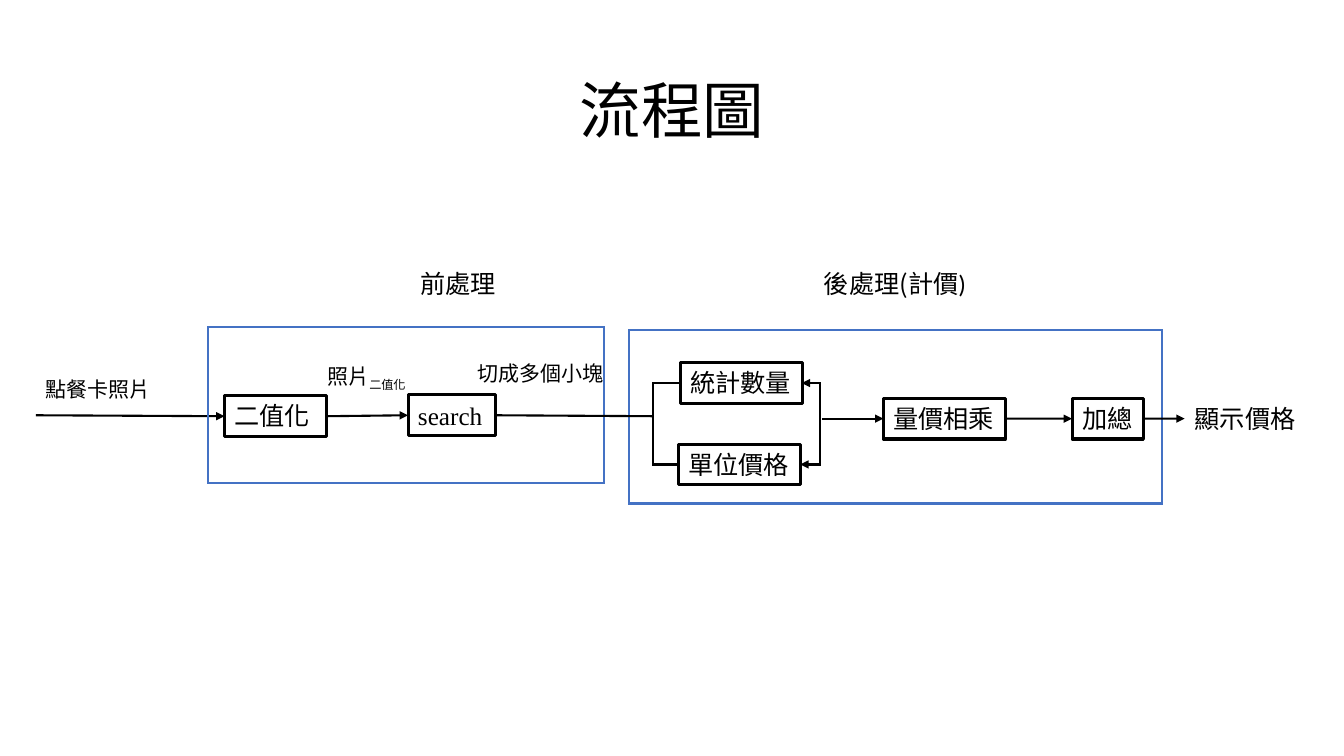
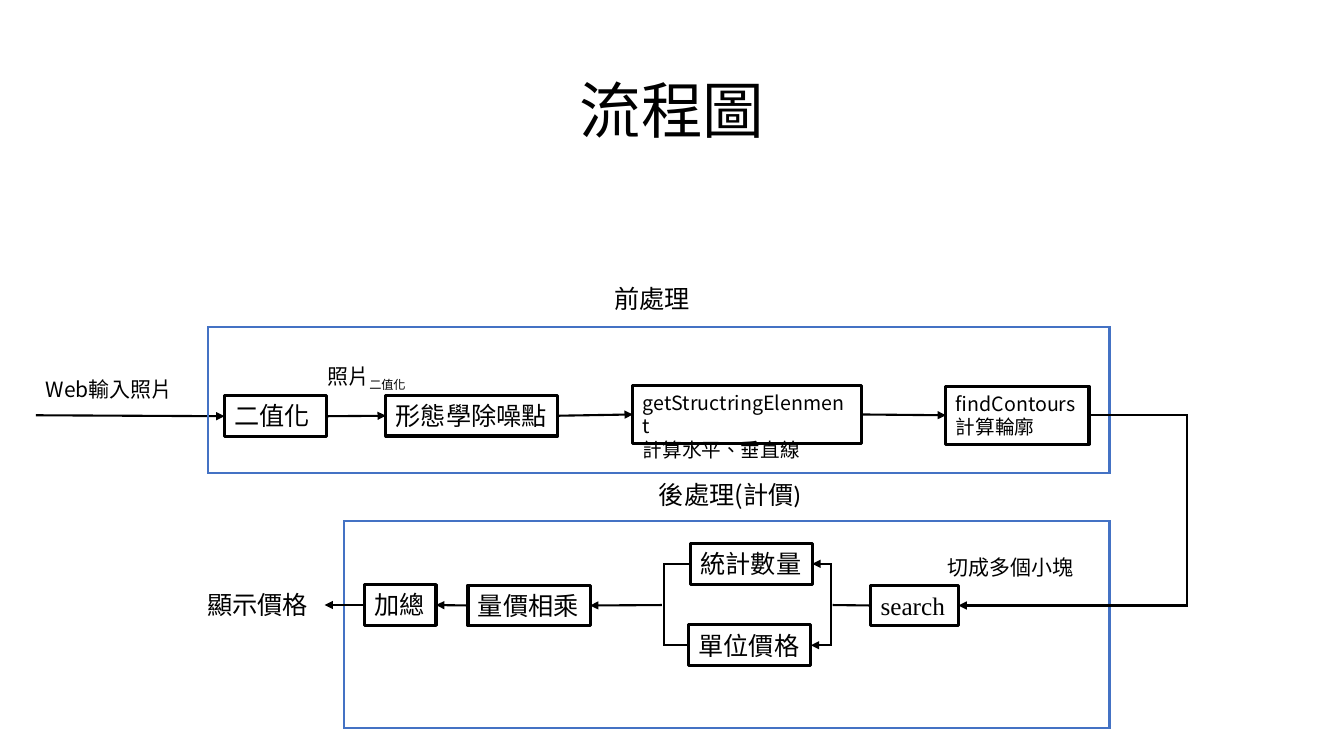
Before and after one commit to austin9328/Embedded_system, a slide deck: slide 4 of final_project/影像辨識 final_project.pptx. Drawn at 1344x756 pixels with LibreOffice and Linux fonts; fonts in the diff are those of the drawing. Boxes give left, top, right and bottom in pixels: in the first picture for what was removed or moved away, otherwise in the second. Text is boxed around its words. In the diff, an @@ line names an element or a change of style, - is before the commit and + after.

```diff
--- a/final_project/影像辨識 final_project.pptx
+++ b/final_project/影像辨識 final_project.pptx
@@ text "前處理": place and size @@
-text "前處理" at [420,271,496,295]
+text "前處理" at [614,286,690,310]
@@ rectangle: place and size @@
-rectangle at [209,328,604,483]
+rectangle at [209,328,1110,474]
@@ text at [46,379,173,399]: text changed @@
-點餐卡照片
+Web輸入照片
@@ rectangle added at [633,386,862,444], outline #000000 2.25 pt, 14 pt, text #000000 @@
+getStructringElenment
+計算水平、垂直線
@@ rectangle added at [946,386,1089,444], outline #000000 2.25 pt, 14 pt, text #000000 @@
+findContours
+計算輪廓
@@ arrow moved from (327, 416) - (408, 415) to (327, 416) - (386, 415) @@
@@ rectangle added at [386,395,558,436], outline #000000 2.25 pt, 18 pt, text #000000 @@
+形態學除噪點
@@ line moved from (496, 415) - (654, 416) to (558, 415) - (633, 414) @@
@@ line (558, 415) - (633, 414): line to arrow @@
@@ arrow moved from (823, 418) - (883, 418) to (862, 414) - (946, 415) @@
@@ elbow arrow added from (1090, 415) to (959, 606), #000000 1.5 pt @@
@@ text "後處理(計價)": place and size @@
-text "後處理(計價)" at [824,271,966,298]
+text "後處理(計價)" at [659,482,801,509]
@@ rectangle: place and size @@
-rectangle at [629,330,1162,503]
+rectangle at [345,521,1110,728]
@@ 2 rectangles, 1 elbow double arrow, 1 elbow line: place and size @@
-2 rectangles, 1 elbow double arrow, 1 elbow line at [653,363,821,485]
+2 rectangles, 1 elbow double arrow, 1 elbow line at [663,543,831,665]
@@ text "切成多個小塊": place and size @@
-text "切成多個小塊" at [477,363,603,383]
+text "切成多個小塊" at [947,557,1073,577]
@@ text "顯示價格": place and size @@
-text "顯示價格" at [1195,407,1296,430]
+text "顯示價格" at [207,593,308,616]
@@ rectangle "加總": place and size @@
-rectangle "加總" at [1073,398,1144,439]
+rectangle "加總" at [365,585,437,625]
@@ rectangle "量價相乘": place and size @@
-rectangle "量價相乘" at [883,398,1005,439]
+rectangle "量價相乘" at [468,585,590,625]
@@ rectangle "search": place and size @@
-rectangle "search" at [408,395,496,436]
+rectangle "search" at [871,585,959,625]
@@ arrow moved from (1143, 418) - (1185, 418) to (365, 605) - (325, 605) @@
@@ arrow added from (468, 606) to (437, 605), #000000 1.5 pt @@
@@ arrow moved from (1006, 418) - (1073, 418) to (662, 605) - (590, 606) @@
@@ line added from (871, 606) to (833, 605), #000000 1.5 pt @@
```
